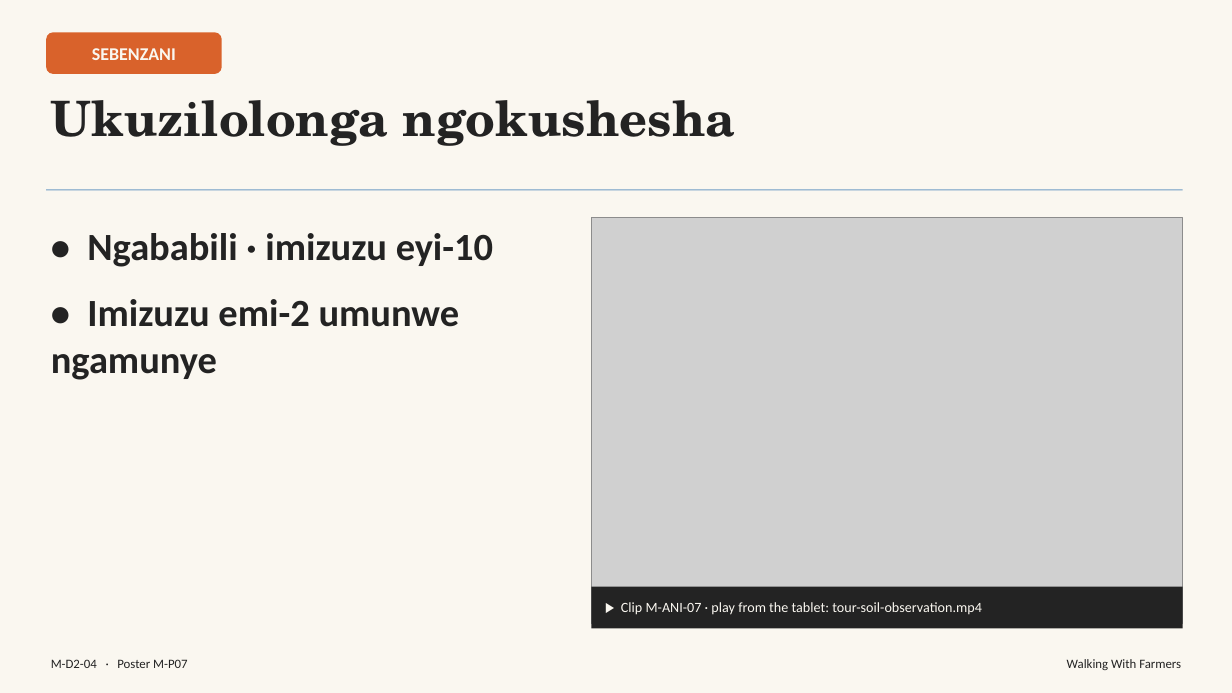
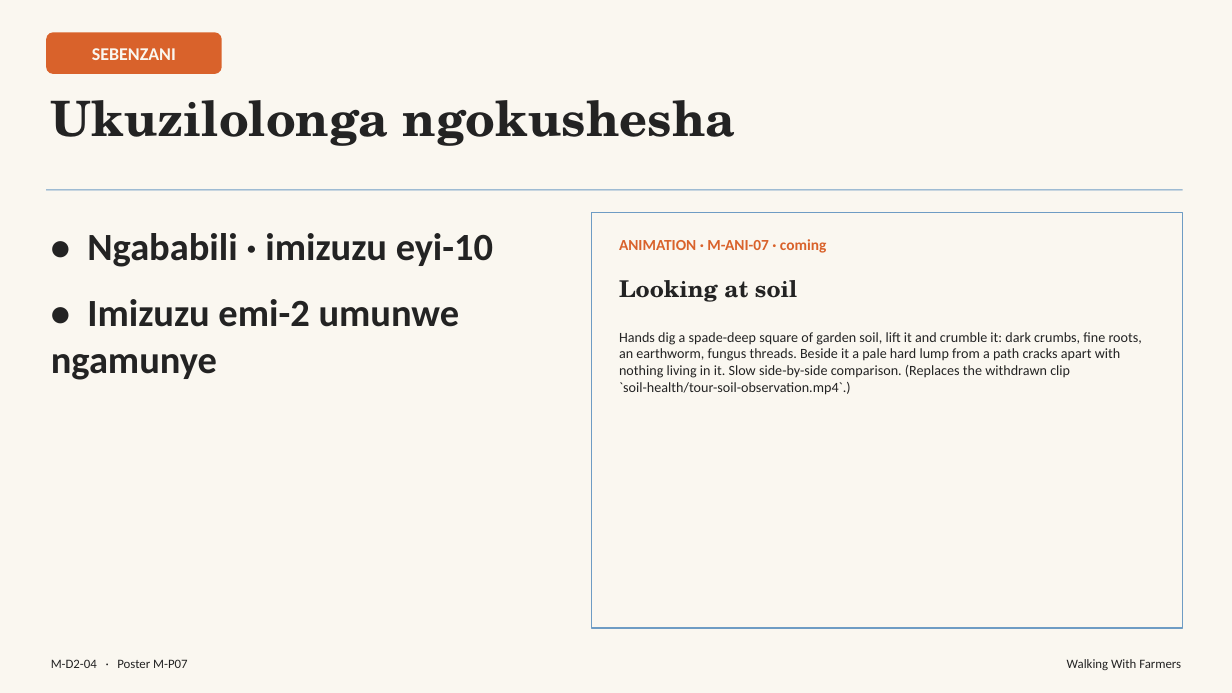
Before and after one commit to rorymclark-prog/ImbewuField, a slide deck: slide 4 of courses/build/mentor-3day/M-D2.zu.pptx. Drawn at 1232x693 pixels with LibreOffice and Linux fonts; fonts in the diff are those of the drawing; grey boxes stand for pictures. Boxes give left, top, right and bottom in pixels: in the first picture for what was removed or moved away, otherwise in the second. Text is boxed around its words. In the diff, an @@ line names an element or a change of style, - is before the commit and + after.

```diff
--- a/courses/build/mentor-3day/M-D2.zu.pptx
+++ b/courses/build/mentor-3day/M-D2.zu.pptx
@@ picture removed at (592, 217, 1183, 624) @@
@@ rectangle added at (592, 213, 1183, 628), fill #FAF7F0, outline #6E9CC4 1.25 pt @@
@@ text added at (619, 239, 826, 253), 12 pt, text #D9622B, bold @@
+ANIMATION · M-ANI-07 · coming
@@ text "Looking at soil" at (619, 280, 797, 302): vertical alignment middle to top @@
@@ text at (619, 280, 797, 302): text changed; size 11 to 18 pt; font Calibri to TeX Gyre Schola; text colour #FAF7F0 to #232323; bold on @@
-▶ Clip M-ANI-07 · play from the tablet: tour-soil-observation.mp4
+Looking at soil
@@ text added at (619, 332, 1142, 395), 11 pt, text #232323 @@
+Hands dig a spade-deep square of garden soil, lift it and crumble it: dark crumbs, fine roots, an earthworm, fungus threads. Beside it a pale hard lump from a path cracks apart with nothing living in it. Slow side-by-side comparison. (Replaces the withdrawn clip `soil-health/tour-soil-observation.mp4`.)
@@ rectangle removed at (592, 587, 1183, 628) @@
```
Also in this commit, not shown: 59 other files.
